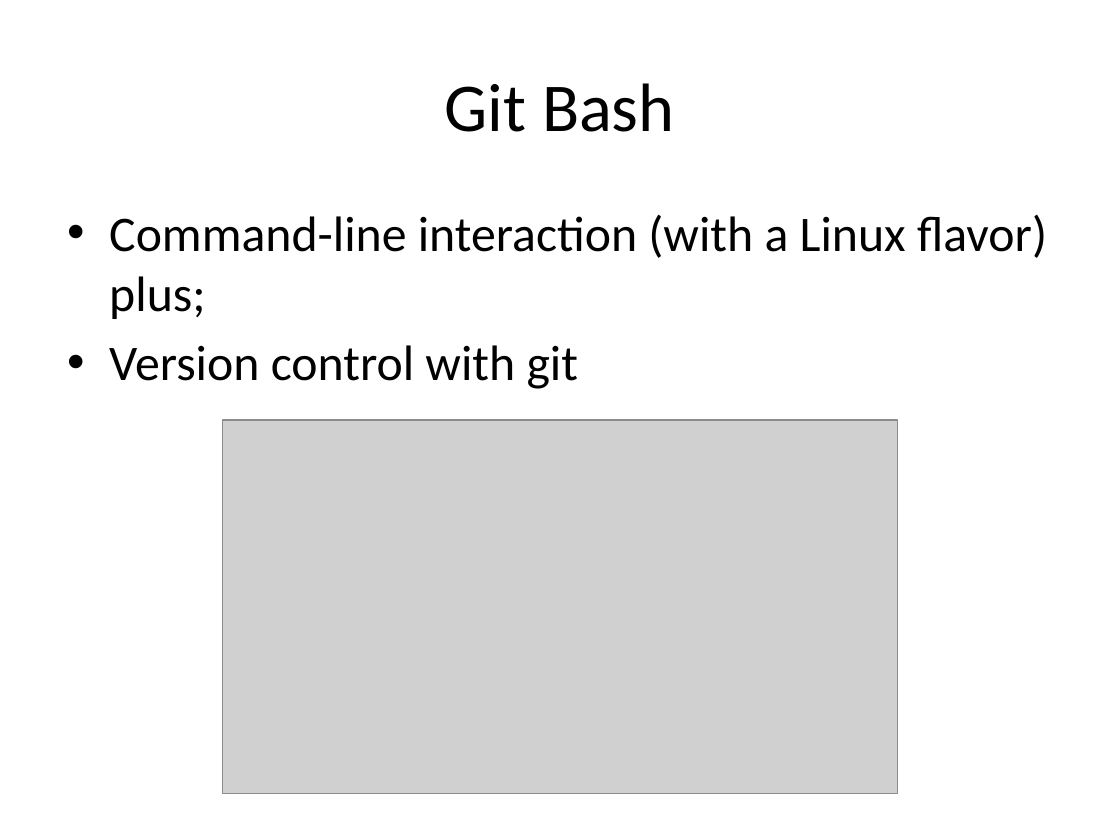
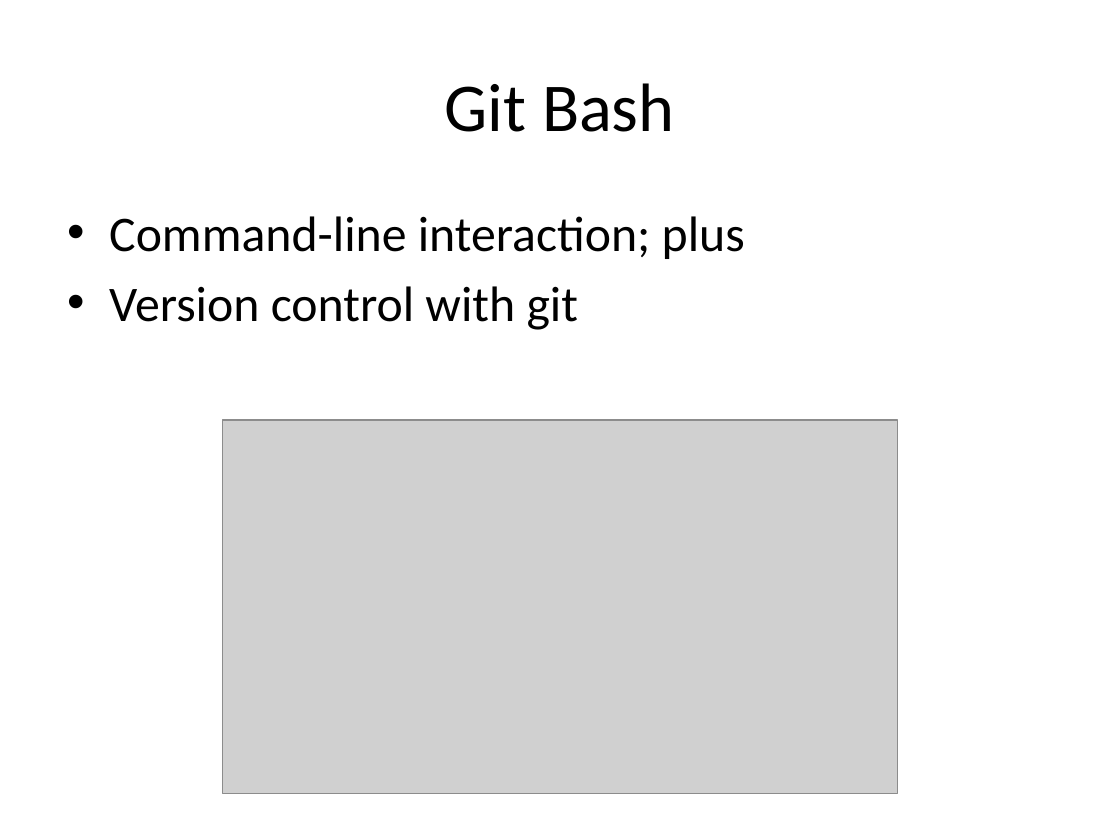
Before and after one commit to WINSTATS-REU/Materials, a slide deck: slide 4 of GitMaterials/1-CommandLineInteraction.pptx (slide 3 before the commit). Drawn at 1120x840 pixels with LibreOffice and Linux fonts; fonts in the diff are those of the drawing; grey boxes stand for pictures. Boxes give left, top, right and bottom in pixels: in the first picture for what was removed or moved away, otherwise in the second. Text is boxed around its words. In the diff, an @@ line names an element or a change of style, - is before the commit and + after.

```diff
--- a/GitMaterials/1-CommandLineInteraction.pptx
+++ b/GitMaterials/1-CommandLineInteraction.pptx
@@ text at (109,216,745,259): text changed @@
-• Command-line interaction (with a Linux flavor) plus;
+• Command-line interaction; plus
```
Also in this commit, not shown: 1 other slide changed, 1 slide added.
